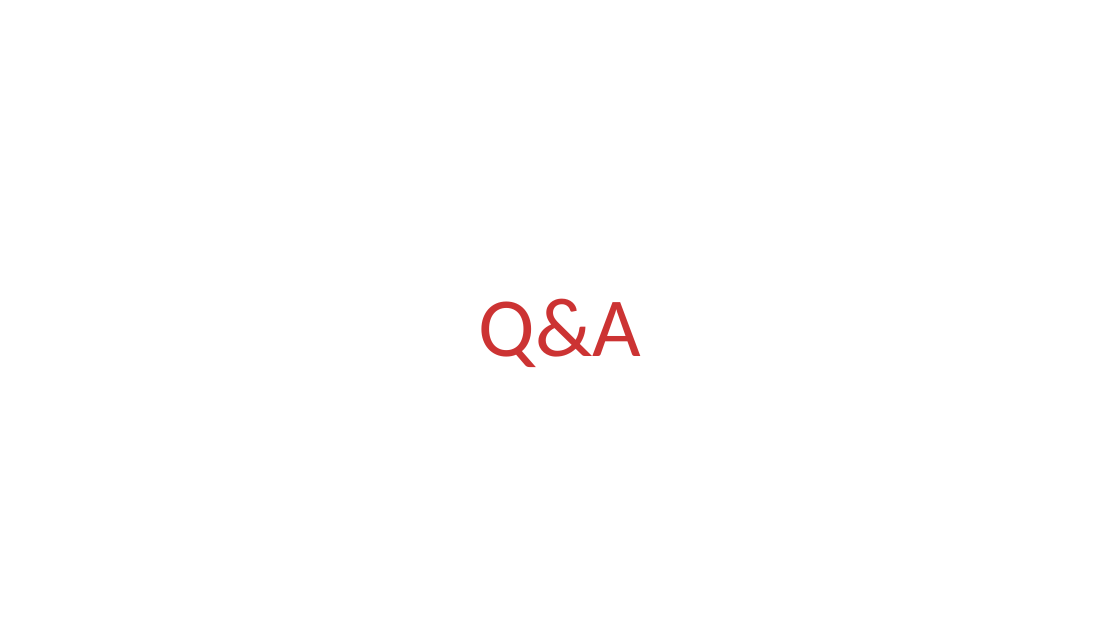
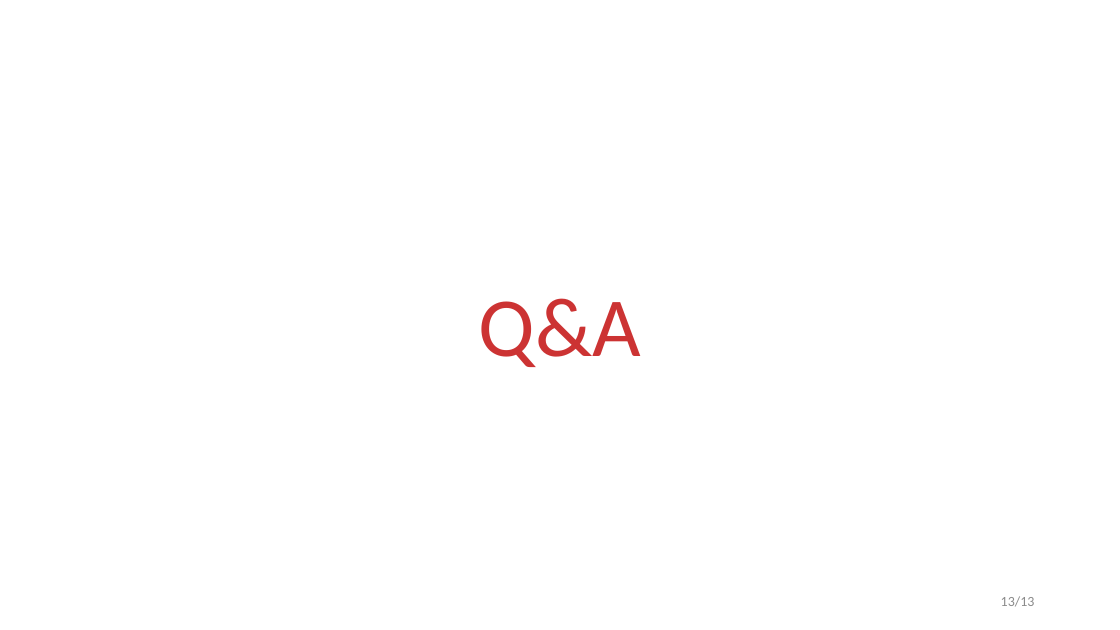
Before and after one commit to novokrest/OracleDataGuard, a slide deck: slide 13 of Presentation.pptx. Drawn at 1120x630 pixels with LibreOffice and Linux fonts; fonts in the diff are those of the drawing. Boxes give left, top, right and bottom in pixels: in the first picture for what was removed or moved away, otherwise in the second. Text is boxed around its words. In the diff, an @@ line names an element or a change of style, - is before the commit and + after.

```diff
--- a/Presentation.pptx
+++ b/Presentation.pptx
@@ page number added at [1001,596,1035,607], 12 pt, text #8C8C8C @@
+13/13
```
Also in this commit, not shown: 12 other slides changed, 1 other file.
